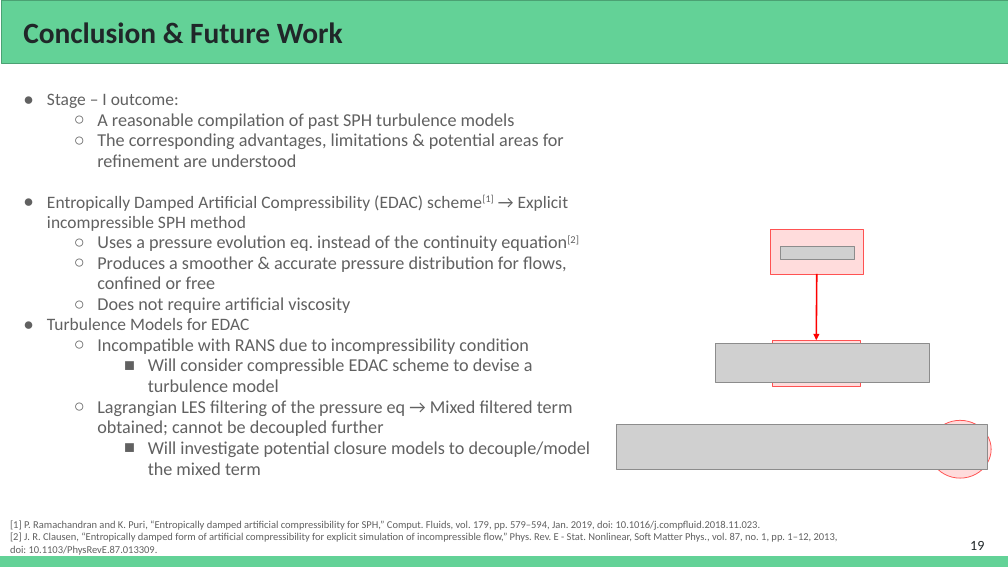
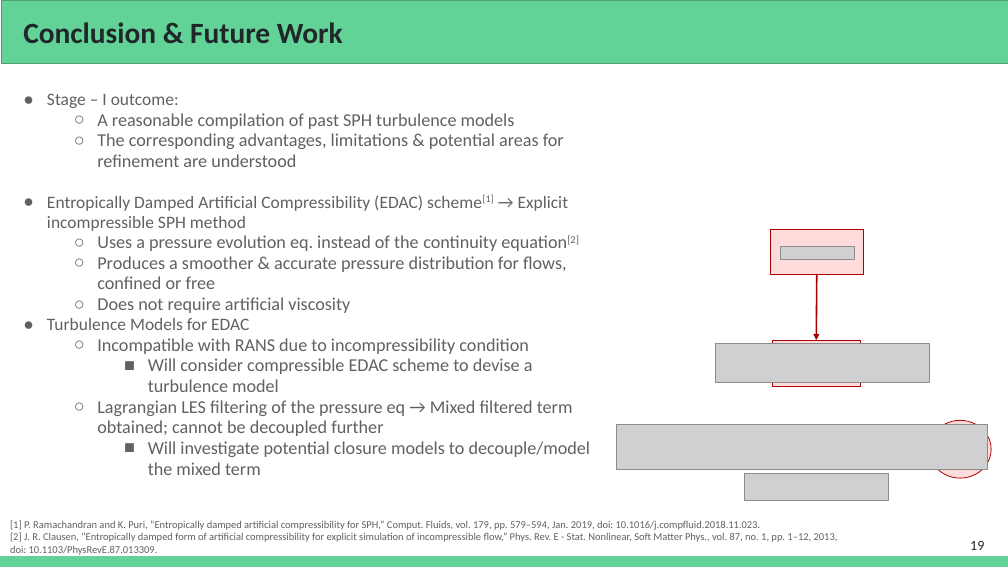
Before and after one commit to Prajwal-Prathiksh/ddp-thesis, a slide deck: slide 19 of report/DDP Stage I - 2022.pptx. Drawn at 1008x567 pixels with LibreOffice and Linux fonts; fonts in the diff are those of the drawing; grey boxes stand for pictures. Boxes give left, top, right and bottom in pixels: in the first picture for what was removed or moved away, otherwise in the second. Text is boxed around its words. In the diff, an @@ line names an element or a change of style, - is before the commit and + after.

```diff
--- a/report/DDP Stage I - 2022.pptx
+++ b/report/DDP Stage I - 2022.pptx
@@ arrow (817, 274) - (817, 340): stroke #FD0000 1.5 pt to #A80000 1.5 pt @@
@@ outline #FF5252 0.75 pt to #A80000 0.75 pt in 3 elements at <box>773,340,861,387</box>, <box>771,230,864,274</box>, <box>929,420,991,478</box> @@
@@ picture added at <box>745,473,889,501</box> @@
```
Also in this commit, not shown: 3 other slides changed, 2 other files.
